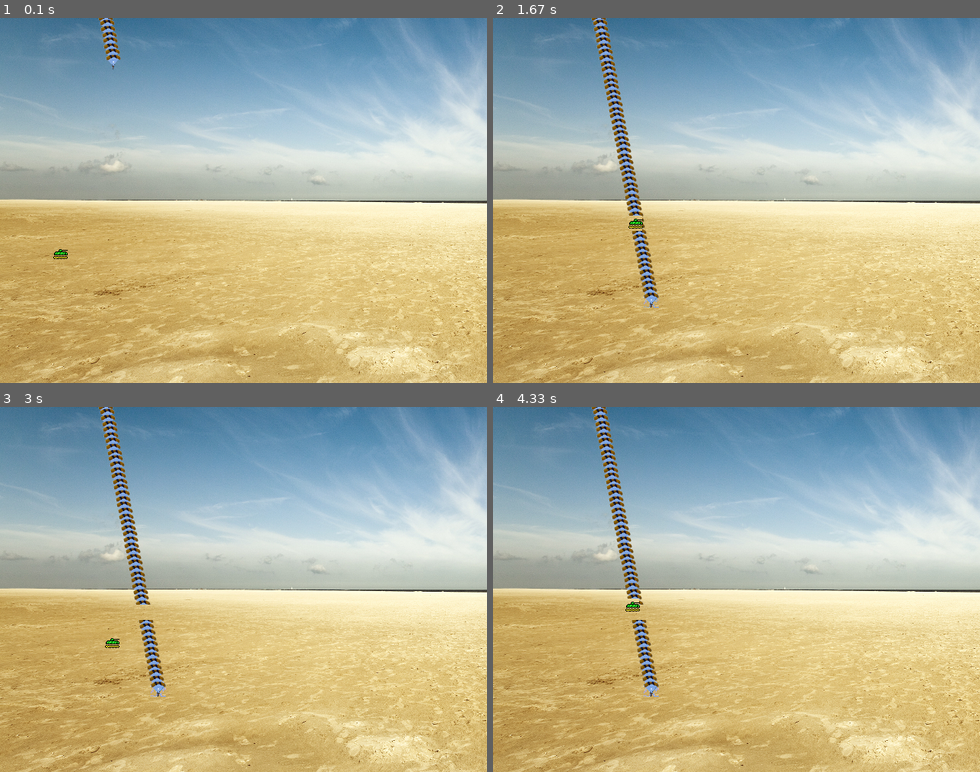
Above: before the commit, frames 1-4 (two rows, left to right).
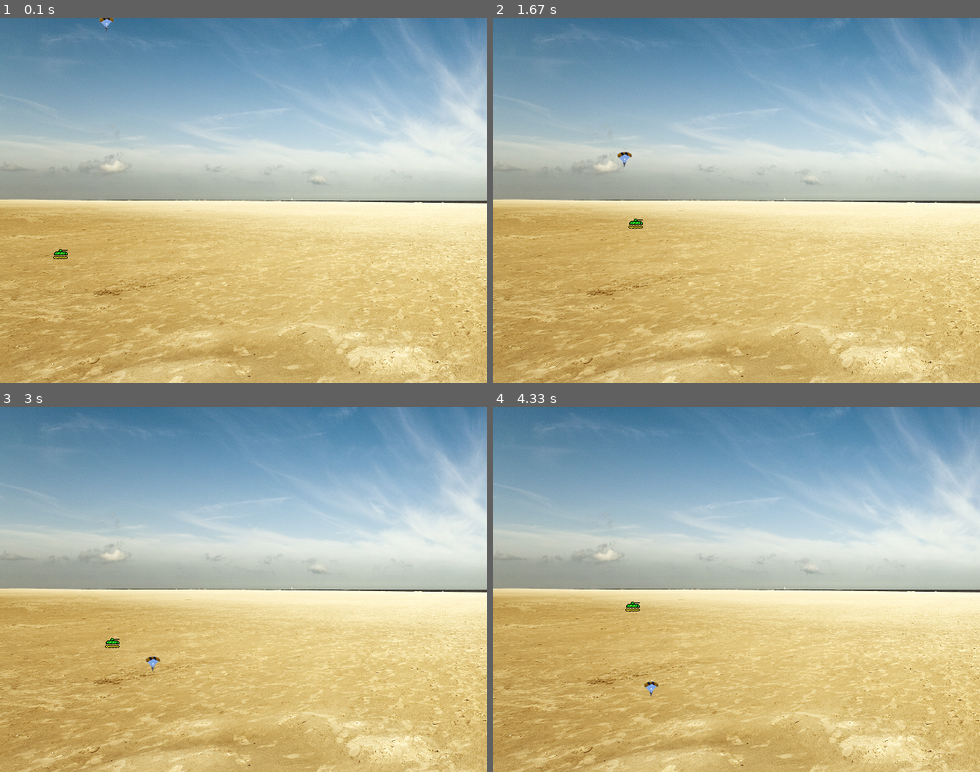
Above: after the commit, the same moments.

Repository: rodrigodub/Output
Game: pygame game, started from ProgramacaoDeJogos/Input04PJ04_c.py
The game is run twice, just before and just after one commit, with the same random seed, the same clock (stepped at 60 frames per second) and the same inputs.
Inputs:
- Up to frame 1 (0.1 s): no input
- Up to frame 2 (1.67 s): tap Space at 0.33 s; hold Right 0.67-1.13 s; hold Up 1.17-1.47 s; hold Right from 1.5 s (still down)
- Up to frame 3 (3 s): release Right at 1.97 s; hold Left 2-2.53 s; hold Down 2.57-2.87 s; hold Left from 2.9 s (still down); tap Space at 2.97 s
- Up to frame 4 (4.33 s): tap Space at 3.27, 3.4, 3.8, 4.1 s; release Left at 3.3 s; hold Up 3.33-3.7 s; hold Right from 3.73 s (still down)

The runs differ from the first frame. In frame 1, 0.3% of the frame differs, in the area x 20-25%, y 0-15%; in frame 2, 2.0%, in the area x 20-35%, y 0-80%; in frame 3, 2.0%; in frame 4, 1.9%.

Commit message:
PJ4: close cleaned. One paratrooper OK
# v2.083
# 20171230

Diff:
--- a/ProgramacaoDeJogos/Input04PJ04_c.py
+++ b/ProgramacaoDeJogos/Input04PJ04_c.py
@@ -6,7 +6,7 @@
 # Usage:
 # > python3 Input04PJ04_c.py
 #
-# v2.081
+# v2.083
 # 20171230
 #################################################
 __author__ = 'Rodrigo Nobrega'
@@ -52,6 +52,7 @@
     def __init__(self, x, y):
         self.image = load_image('tank4.png')
         self.pos = self.image.get_rect().move(x, y)
+        # the displacement vector between each frame
         self.vector = (2, 0)
 
     def move(self):
@@ -98,52 +99,42 @@
         self.final = (random.randint(10, 630), random.randint(230, 470))
         self.pos = self.image.get_rect().move(self.initial[0], self.initial[1])
         self.state = 0
-        #self.duration = 200
-        self.duration = 50
+        # number of frames between initial and final paratrooper position
+        self.duration = 200
+        # the more time passes (i.e. frames) the closest to final destination
         self.proximity = 0
+        # step sizes
         self.deltax = (self.final[0] - self.initial[0]) / self.duration
         self.deltay = (self.final[1] - self.initial[1]) / self.duration
-        # debug
-        print('Paratrooper initial: {}'.format(self.initial))
-        print('Paratrooper final: {}'.format(self.final))
-        print('Paratrooper rectangle: {}'.format(self.pos))
-        print('Delta X: {}'.format((self.final[0] - self.initial[0]) / self.duration))
-        print('Delta Y: {}'.format((self.final[1] - self.initial[1]) / self.duration))
-        # end debug
-        self.traject = self.trajectory()
+        # list with all trajectory intermediate positions
+        self.trajectory = self.calculatetrajectory()
 
     def move(self):
+        # move closer to the final destination
         if self.proximity < self.duration:
-            print('Proximity: {}'.format(self.proximity))
-            # self.pos.left += (self.final[0] - self.initial[0]) / self.duration
-            # self.pos.top += (self.final[1] - self.initial[1]) / self.duration
-            self.pos = self.image.get_rect().move(self.traject[self.proximity])
-            print('New rectangle: {}'.format(self.pos))
+            self.pos = self.image.get_rect().move(self.trajectory[self.proximity])
             self.proximity += 1
+        # move to final destination
         else:
-            print('Proximity: {}'.format(self.proximity))
             self.state = 1
-            self.pos = self.image.get_rect().move(self.traject[self.proximity])
-            print('New rectangle: {}'.format(self.pos))
             self.pos = self.image.get_rect().move(self.final[0], self.final[1])
-            print('Last rectangle: {}'.format(self.pos))
-            #sys.exit()
 
-    def trajectory(self):
+    def calculatetrajectory(self):
         trajectoryfloat = []
+        # first position is the initial position
         previouspos = self.initial
         trajectoryfloat.append(previouspos)
+        # append a tuple (float x, float y) for each frame with the delta steps
         for i in range(0, self.duration):
             newpos = (previouspos[0] + self.deltax, previouspos[1] + self.deltay)
             trajectoryfloat.append(newpos)
             previouspos = newpos
+        # calculate a new trajectory list with tuples (int x, int y), and return it
         trajectoryint = [(int(i[0]), int(i[1])) for i in trajectoryfloat]
         return trajectoryint
 
 
 # paratrooperlist
-
-# skydmovement
 
 
 # event loop
@@ -159,15 +150,15 @@
         # blit the background to erase the last tank position
         scr.area.blit(scr.image, tnk.pos, tnk.pos)
         # blit the background to erase the last paratrooper position
-        #scr.area.blit(scr.image, prt.pos, prt.pos)
+        scr.area.blit(scr.image, prt.pos, prt.pos)
         # move tank
         tnk.move()
         # move paratrooper
         prt.move()
+        # blit paratrooper in new position
+        scr.area.blit(prt.image, prt.pos)
         # blit tank in new position
         scr.area.blit(tnk.image, tnk.pos)
-        # blit paratrooper in new position
-        scr.area.blit(prt.image, prt.pos)
         # refresh display
         pygame.display.flip()
 
